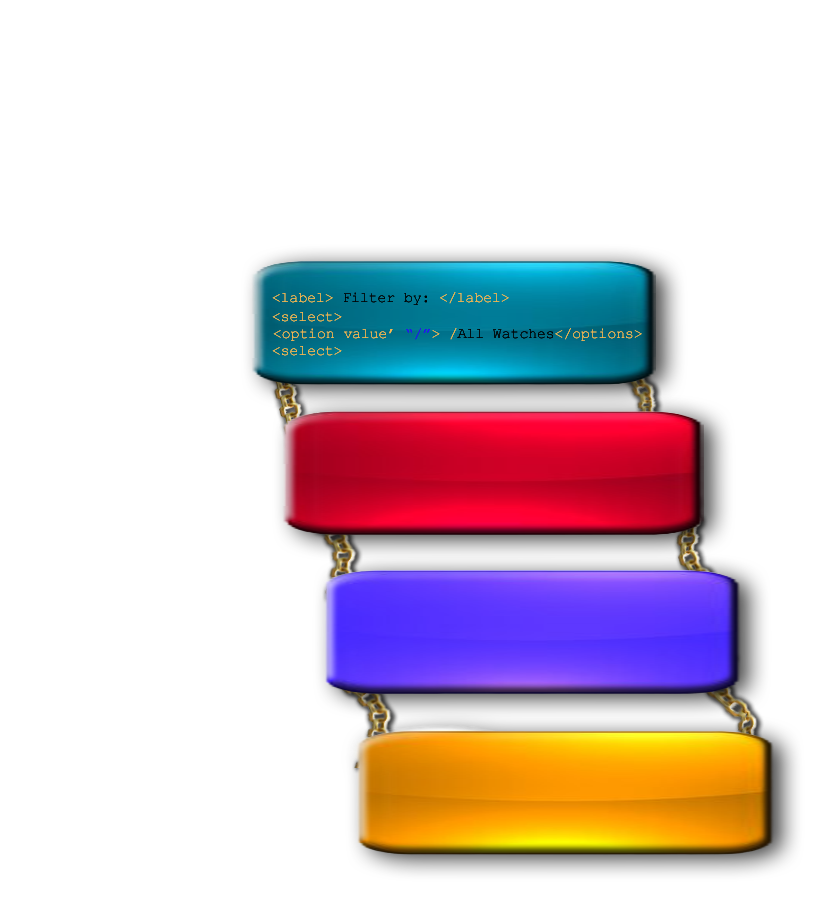
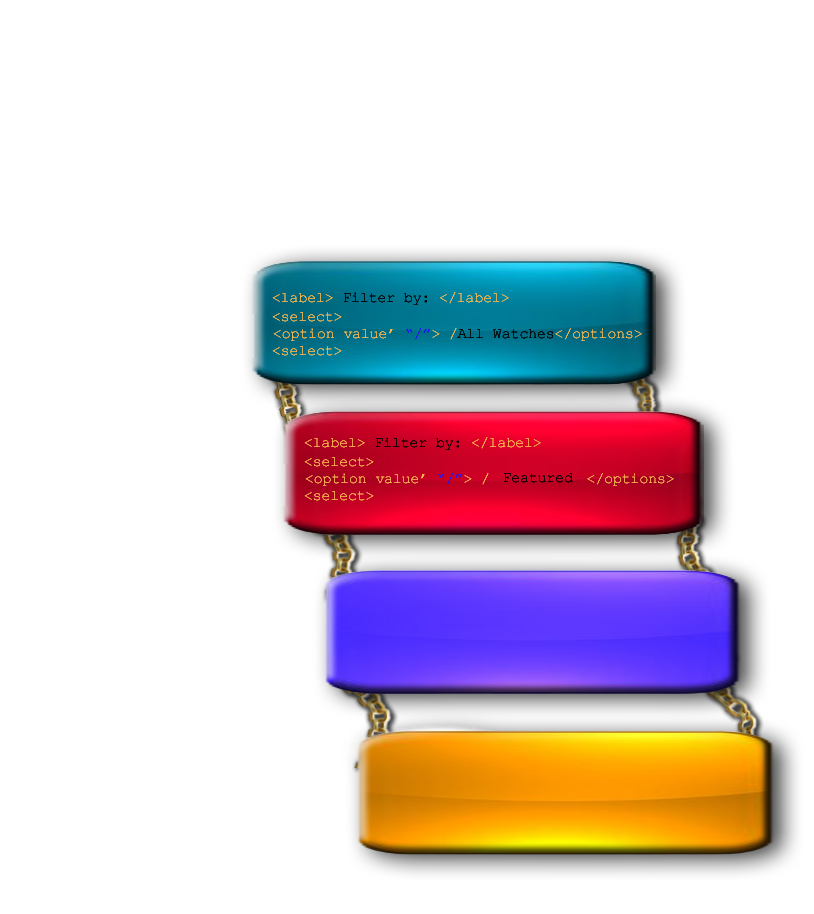
Revision of a layered 814px x 914px image; what changed, layer by layer:
added layer "Featured copy 2" above "Featured copy" over [504, 473, 573, 483]
added layer "Featured copy" above "Featured" over [504, 473, 573, 483]
added layer "Featured" above "text copy" over [504, 473, 573, 483]
added layer "text copy" above "text" over [304, 437, 674, 501]
